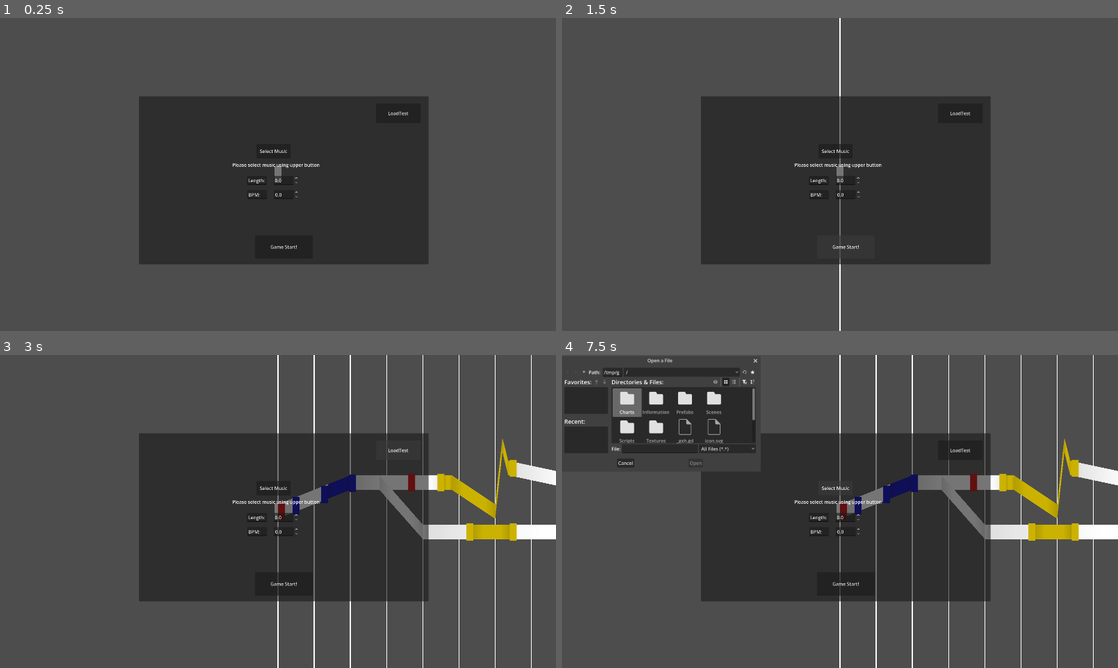
Above: before the commit, frames 1-4 (two rows, left to right).
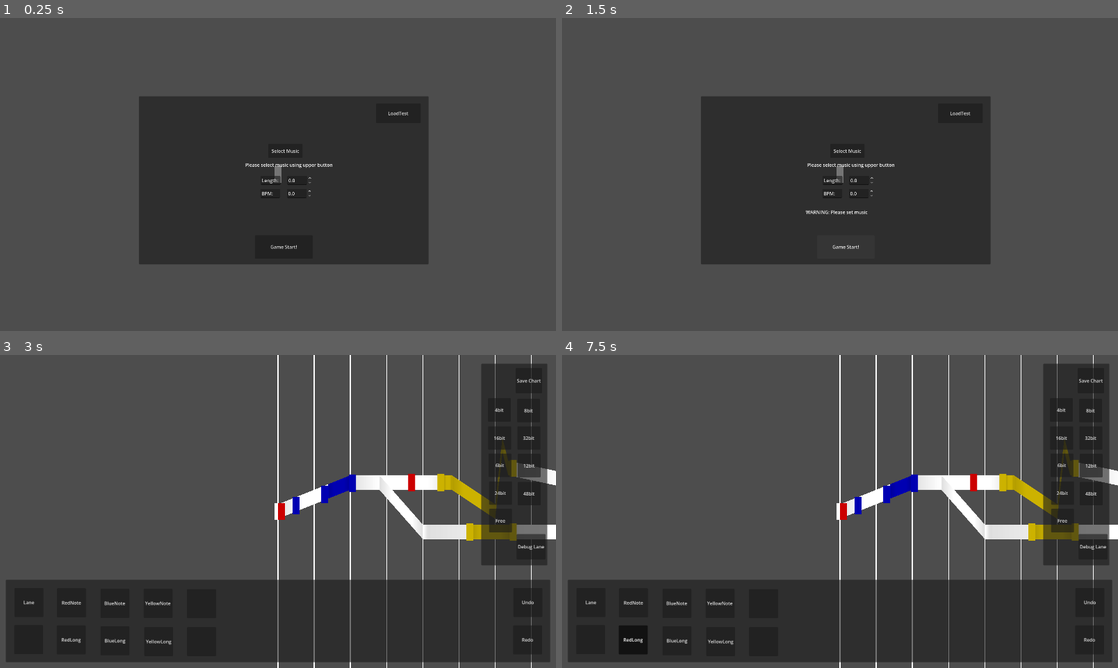
Above: after the commit, the same moments.

Repository: junu192857/Vexatonic-dash-2
Game: Godot game, scene res://Scenes/Editor.tscn
The game is run twice, just before and just after one commit, with the same random seed, the same clock (stepped at 60 frames per second) and the same inputs. This scene is started directly instead of the project's main scene.
Inputs (mouse positions are in pixels of both pictures, inside the frame that each line leads up to):
- Up to frame 1 (0.25 s): no input
- Up to frame 2 (1.5 s): click "Game Start!" at 0.5 s; click "Game Start!" at 1.25 s
- Up to frame 3 (3 s): click "Game Start!" at 2 s; click "LoadTest" at 2.75 s
- Up to frame 4 (7.5 s): click (1090, 639) at 3.5 s, where only the run after the commit has a clickable "Redo"; click (1090, 602) at 4.25 s, where only the run after the commit has a clickable "Undo"; click (723, 642) at 5 s, where only the run after the commit has a clickable "YellowLong"; click (762, 642) at 5.77 s; click (678, 639) at 6.5 s, where only the run after the commit has a clickable "BlueLong"; click "Select Music" (after the commit: "RedLong") at 7.25 s

The runs differ from the first frame. In frame 1, 0.3% of the frame differs, in the area x 41-60%, y 42-58%; in frame 2, 0.6%; in frame 3, 53%; in frame 4, 60%, in the area x 0-99%, y 1-99%.
Error before the commit: Invalid call. Nonexistent function 'get_file' in base 'Nil'. (res://Scripts/EditorManager.gd:41)

Commit message:
Initial start:Warning 추가

Diff:
--- a/vexatonic-dash-2/Scenes/Editor.tscn
+++ b/vexatonic-dash-2/Scenes/Editor.tscn
@@ -265,10 +265,10 @@
 anchor_top = 0.5
 anchor_right = 0.5
 anchor_bottom = 0.5
-offset_left = -35.0
-offset_top = -15.5
-offset_right = 51.5
-offset_bottom = 15.5
+offset_left = 12.0
+offset_top = -15.0
+offset_right = 98.5
+offset_bottom = 16.0
 grow_horizontal = 2
 grow_vertical = 2
 max_value = 1000.0
@@ -290,10 +290,10 @@
 anchor_top = 0.5
 anchor_right = 0.5
 anchor_bottom = 0.5
-offset_left = -34.0
-offset_top = 34.0
-offset_right = 52.5
-offset_bottom = 65.0
+offset_left = 11.0
+offset_top = 30.0
+offset_right = 97.5
+offset_bottom = 61.0
 grow_horizontal = 2
 grow_vertical = 2
 max_value = 1000.0
@@ -318,19 +318,27 @@
 
 [node name="Button3" type="Button" parent="CanvasLayer/InitialPanel" unique_id=357968154]
 layout_mode = 0
-offset_left = 406.0
-offset_top = 165.0
-offset_right = 524.0
-offset_bottom = 214.0
+offset_left = 447.0
+offset_top = 164.0
+offset_right = 565.0
+offset_bottom = 213.0
 text = "Select Music"
 
 [node name="MusicText" type="Label" parent="CanvasLayer/InitialPanel" unique_id=1884758539]
 layout_mode = 0
-offset_left = 276.0
+offset_left = 321.0
 offset_top = 225.0
-offset_right = 670.0
+offset_right = 715.0
 offset_bottom = 254.0
 text = "Please select music using upper button"
+horizontal_alignment = 1
+
+[node name="WarningLabel" type="Label" parent="CanvasLayer/InitialPanel" unique_id=135071618]
+layout_mode = 0
+offset_left = 302.0
+offset_top = 388.0
+offset_right = 636.0
+offset_bottom = 424.0
 horizontal_alignment = 1
 
 [node name="SettingPanel" type="Panel" parent="CanvasLayer" unique_id=955210483]
--- a/vexatonic-dash-2/Scripts/EditorManager.gd
+++ b/vexatonic-dash-2/Scripts/EditorManager.gd
@@ -28,9 +28,23 @@
 # ================== 에디터 시작하기 ==========================
 
 func _on_start_editor():
+	if (!check_everything_done()):
+		return
+	set_initial_value()
 	initiate_editor()
-	set_initial_value()
 	place_bar_lines()
+
+func check_everything_done() -> bool:
+	if music_path == "":
+		initialPanel.get_node("WarningLabel").text = "WARNING: Please set music"
+		return false
+	if initialPanel.get_node("BPMBox").value == 0:
+		initialPanel.get_node("WarningLabel").text = "WARNING: Please set initial bpm"
+		return false
+	if initialPanel.get_node("MusicTimeBox").value == 0:
+		initialPanel.get_node("WarningLabel").text = "WARNING: Please set song's length"
+		return false
+	return true
 
 func initiate_editor():
 	editor_ready = true
@@ -46,8 +60,6 @@
 func set_initial_value():
 	var bpm = initialPanel.get_node("BPMBox").value
 	var music_time = initialPanel.get_node("MusicTimeBox").value
-	if music_time == 0:
-		music_time = 180
 	levelData.bpm.append(Vector2(0, bpm))
 	levelData.bpm.append(Vector2(INF, 60))
 	levelData.length = music_time * 1000
@@ -567,7 +579,7 @@
 # ======================== Save Chart ================================
 
 var save_difficulty = -1
-var music_path
+var music_path = ""
 
 func open_save_panel():
 	editor_ready = false
